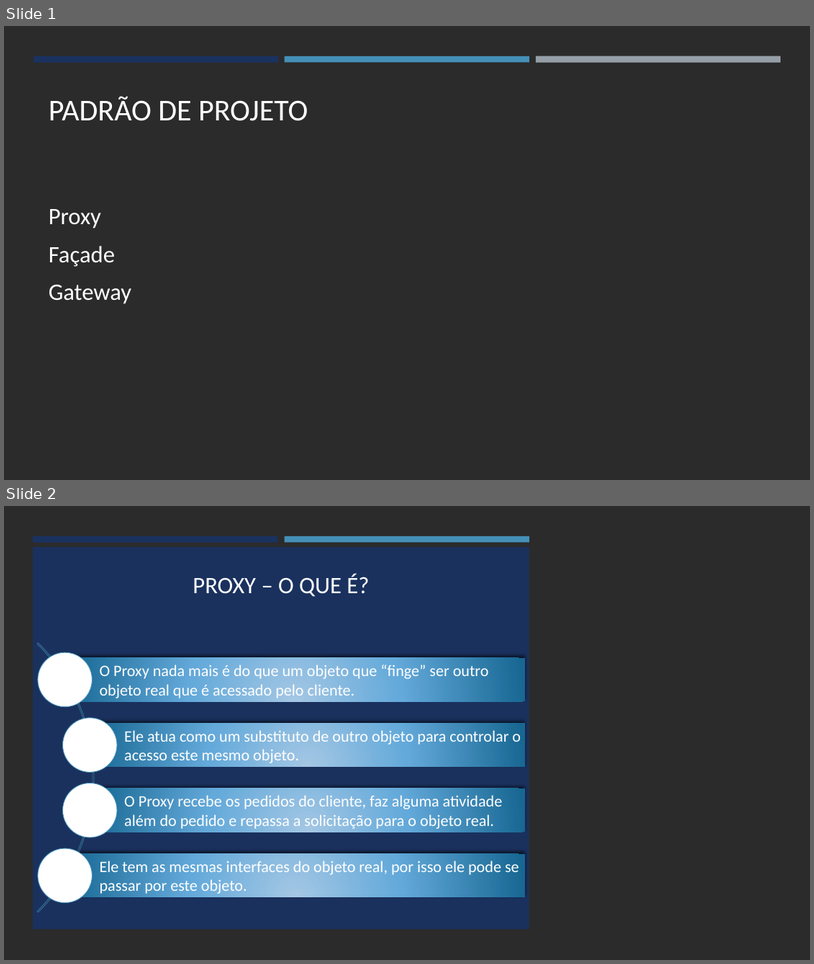
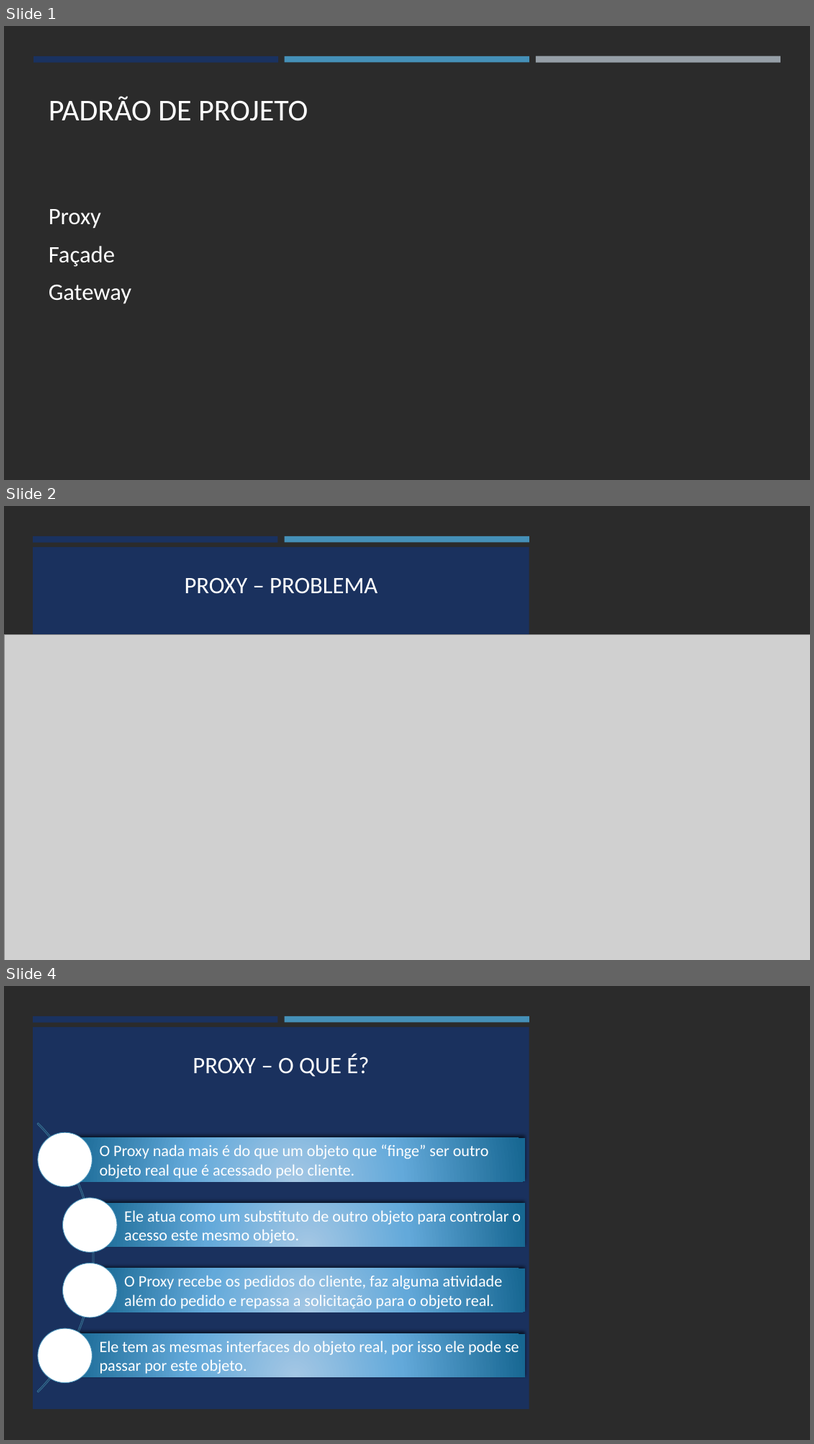
Before and after one commit to leo-valadao/TDE-Arquitetura-Software, a slide deck: PADRAO DE PROJETO_TDE.pptx. Shown one above the other, each under a label of ours: slides 1 and 2 before the commit, slides 1, 2 and 4 after it; the slides between them are not shown. The pictures are 814x964 and 814x1444 pixels, drawn with LibreOffice and Linux fonts; fonts in the diff are those of the drawing; grey boxes stand for pictures; background and template pictures are left out; a plain dark background stands for a picture behind light text. Boxes give left, top, right and bottom in pixels: in the first picture for what was removed or moved away, otherwise in the second. Text is boxed around its words. In the diff, an @@ line names an element or a change of style, - is before the commit and + after.

```diff
--- a/PADRAO DE PROJETO_TDE.pptx
+++ b/PADRAO DE PROJETO_TDE.pptx
@@ slide 2 added at [4, 506, 810, 960], background picture (left out) @@
@@ rectangle added at [4, 506, 810, 960], fill #FFFFFF @@
@@ rectangle added at [33, 547, 530, 929], fill #1A3260 at 97% opacity @@
@@ rectangle added at [33, 536, 278, 542], fill #1A3260 @@
@@ rectangle added at [285, 536, 530, 542], fill #4590B8 @@
@@ title added at [185, 578, 378, 594], 28 pt, text #FFFFFF @@
+PROXY – PROBLEMA
@@ picture added at [4, 634, 810, 960] @@
@@ what was slide 2 is now slide 4 @@
```
Also in this commit, not shown: 1 other slide added.
